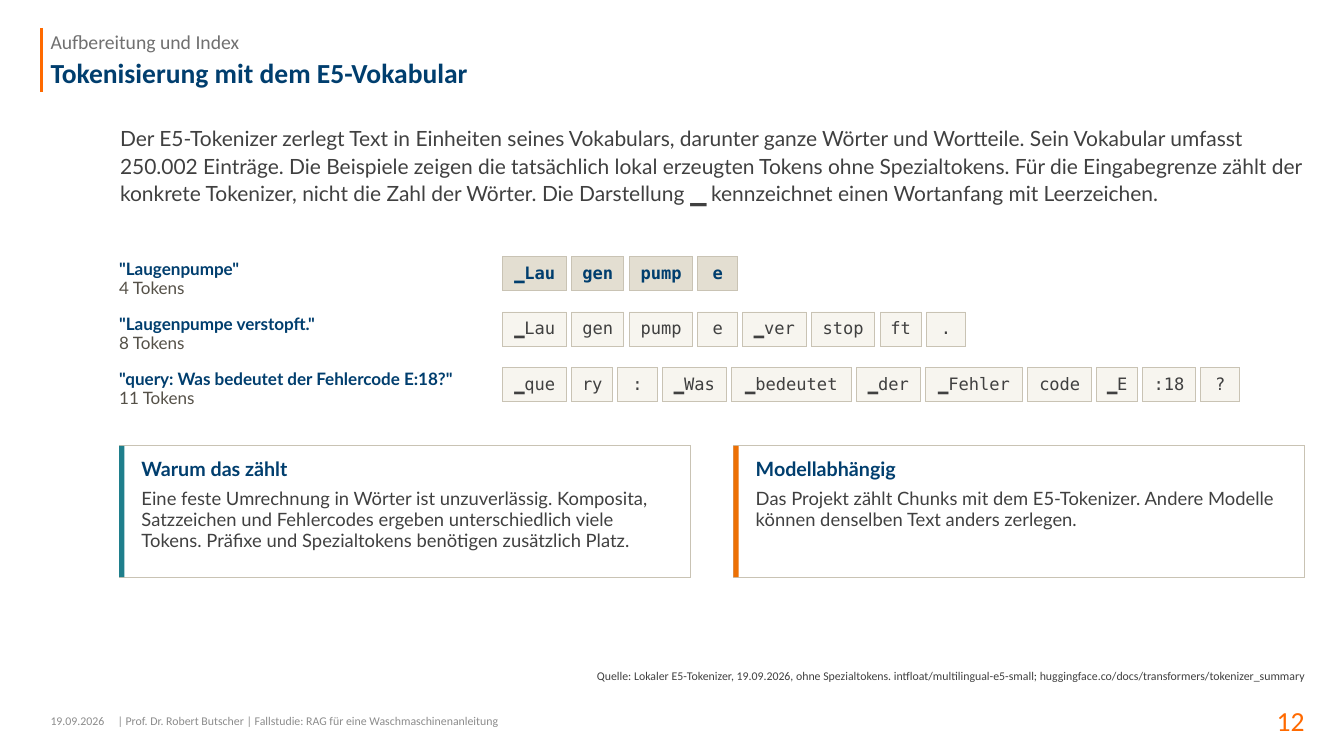
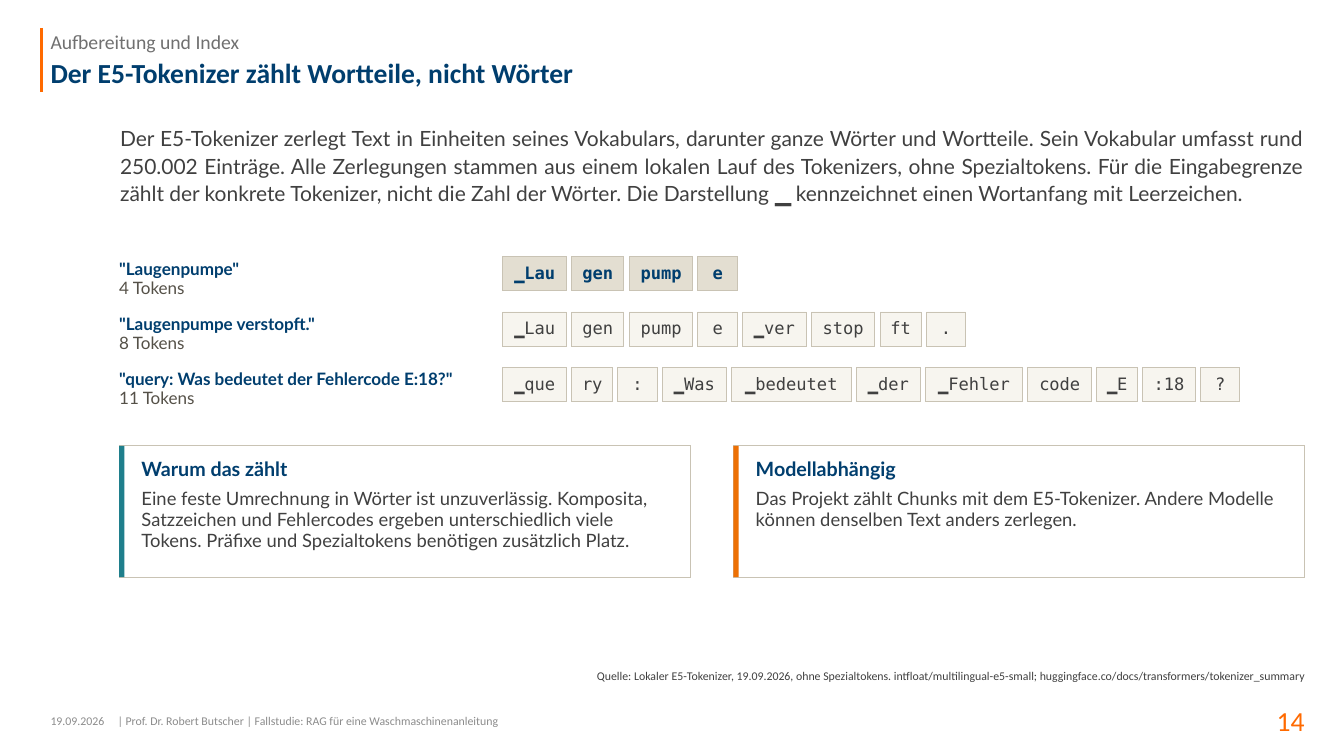
Before and after one commit to swrobuts/SiemensWashingMachineTroubleShooting_LocalLLM, a slide deck: slide 14 of docs/slides/RAG_Waschmaschine_Dokumentation.pptx (slide 12 before the commit). Drawn at 1344x756 pixels with LibreOffice and Linux fonts; fonts in the diff are those of the drawing; background and template pictures are left out. Boxes give left, top, right and bottom in pixels: in the first picture for what was removed or moved away, otherwise in the second. Text is boxed around its words. In the diff, an @@ line names an element or a change of style, - is before the commit and + after.

```diff
--- a/docs/slides/RAG_Waschmaschine_Dokumentation.pptx
+++ b/docs/slides/RAG_Waschmaschine_Dokumentation.pptx
@@ title at box(51, 63, 573, 87): text changed @@
-Tokenisierung mit dem E5-Vokabular
+Der E5-Tokenizer zählt Wortteile, nicht Wörter
@@ text at box(120, 130, 1303, 205): text changed @@
-Der E5-Tokenizer zerlegt Text in Einheiten seines Vokabulars, darunter ganze Wörter und Wortteile. Sein Vokabular umfasst 250.002 Einträge. Die Beispiele zeigen die tatsächlich lokal erzeugten Tokens ohne Spezialtokens. Für die Eingabegrenze zählt der konkrete Tokenizer, nicht die Zahl der Wörter. Die Darstellung ▁ kennzeichnet einen Wortanfang mit Leerzeichen.
+Der E5-Tokenizer zerlegt Text in Einheiten seines Vokabulars, darunter ganze Wörter und Wortteile. Sein Vokabular umfasst rund 250.002 Einträge. Alle Zerlegungen stammen aus einem lokalen Lauf des Tokenizers, ohne Spezialtokens. Für die Eingabegrenze zählt der konkrete Tokenizer, nicht die Zahl der Wörter. Die Darstellung ▁ kennzeichnet einen Wortanfang mit Leerzeichen.
@@ page number at box(1277, 713, 1305, 731): text changed @@
-12
+14
```
Also in this commit, not shown: 57 other slides changed, 2 slides added.
